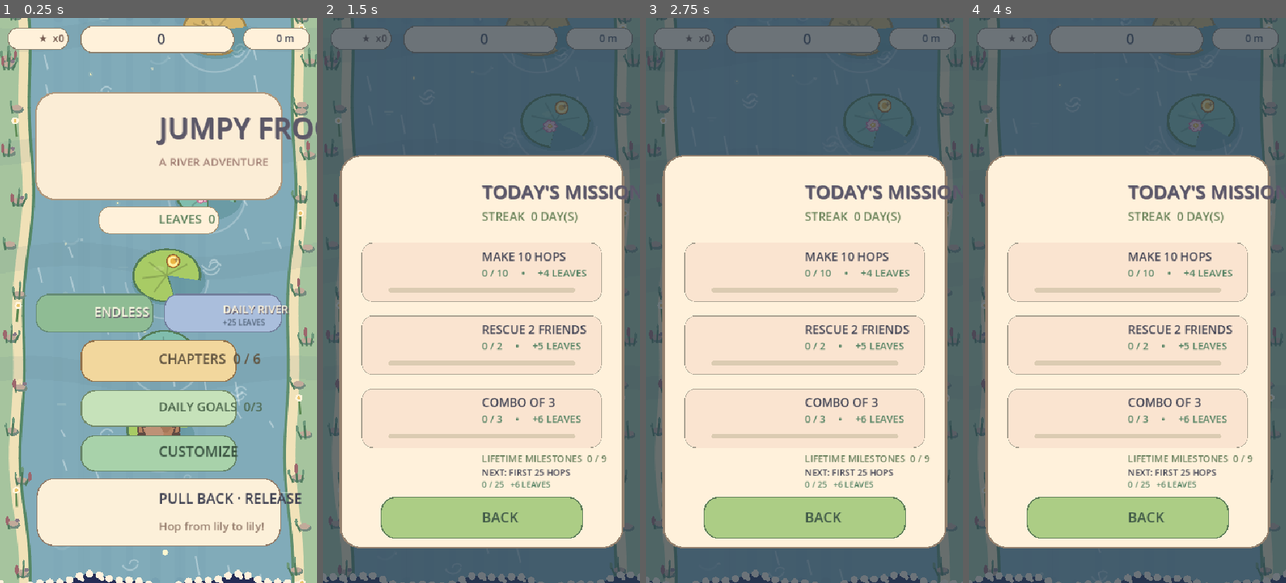
Above: before the commit, frames 1-4 (left to right).
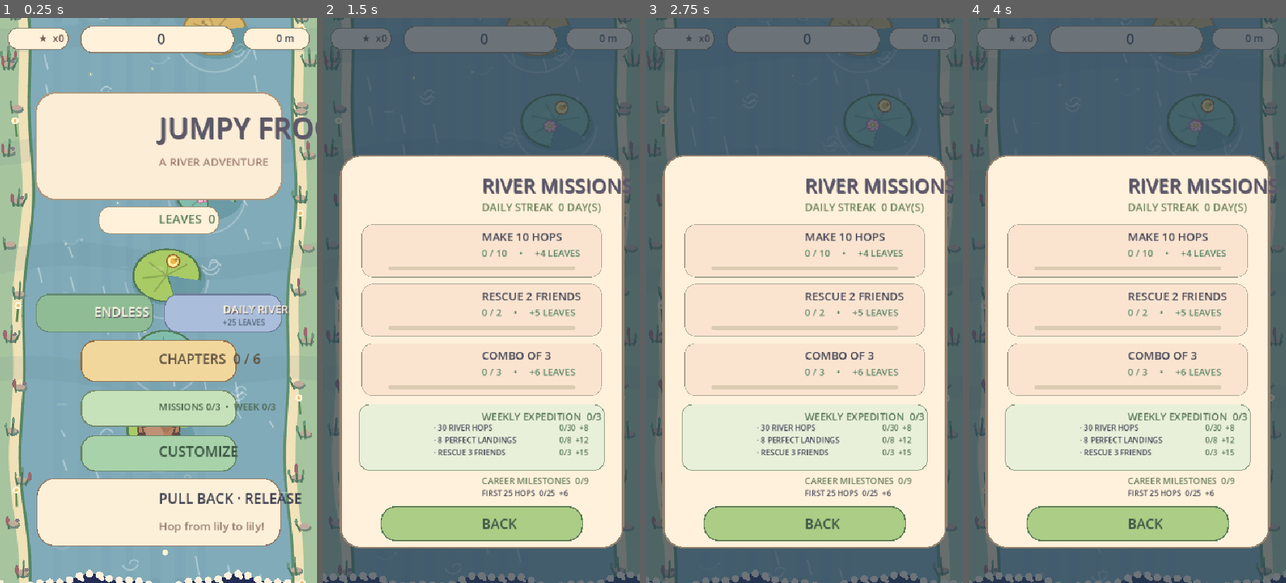
Above: after the commit, the same moments.

Repository: dbrckk/Jumpy-frog
Game: Godot game, scene res://main.tscn
The game is run twice, just before and just after one commit, with the same random seed, the same clock (stepped at 60 frames per second) and the same inputs.
Inputs (mouse positions are in pixels of both pictures, inside the frame that each line leads up to):
- Up to frame 1 (0.25 s): no input
- Up to frame 2 (1.5 s): tap Enter at 0.5 s; move the mouse to (465, 413) at 0.52 s; tap R at 0.6 s; click (465, 413) at 0.67 s; tap Space at 0.77 s; drag from (576, 385) to (465, 413) at 1.27 s
- Up to frame 3 (2.75 s): move the mouse to (709, 215) at 2.02 s; tap R at 2.1 s; click (709, 215) at 2.17 s
- Up to frame 4 (4 s): drag from (1143, 300) to (1032, 215) at 2.77 s; move the mouse to (1079, 159) at 3.52 s; tap R at 3.6 s; click (1079, 159) at 3.67 s; tap Space at 3.77 s

The runs differ from the first frame. In frame 1, 0.3% of the frame differs, in the area x 50-88%, y 68-70%; in frame 2, 11%, in the area x 11-97%, y 28-93%; in frame 3, 11%; in frame 4, 11%.

Commit message:
feat(ui): daily and weekly progress dashboard with career milestones

Diff:
--- a/scripts/art.gd
+++ b/scripts/art.gd
@@ -756,7 +756,7 @@
 	var today_status := "DONE" if daily.river_complete_today() else "+25 LEAVES"
 	text(c, today_status, Vector2(379, 517), 13, Color("#506277"))
 	rr(c, Rect2(139, 634, 262, 58), 23, Color("#c6e2ba"), Color("#748b6b"), 2.2)
-	text(c, "DAILY GOALS  %d/3" % daily.completion_count(), Vector2(270, 660), 21, Color("#4b654b"))
+	text(c, "MISSIONS %d/3  •  WEEK %d/3" % [daily.completion_count(), daily.weekly_completion_count()], Vector2(270, 660), 16, Color("#4b654b"))
 	rr(c, Rect2(139, 710, 262, 58), 23, Color("#a8d2aa"), Color("#668569"), 2.2)
 	text(c, "CUSTOMIZE", Vector2(270, 736), 24, Color("#3c5543"))
 	rr(c, Rect2(64, 783, 412, 112), 29, Color("#fcf0d9"), Color("#907b69"), 2.0)
@@ -838,30 +838,42 @@
 static func _goals_overlay(c: CanvasItem, daily: RefCounted) -> void:
 	c.draw_rect(Rect2(0, 0, W, H), Color(0.15, 0.22, 0.29, 0.68))
 	rr(c, Rect2(31, 235, 478, 663), 34, Color("#fff1db"), Color("#93806e"), 3)
-	text(c, "TODAY'S MISSIONS", Vector2(270, 294), 32, Color("#595669"), true)
-	text(c, "STREAK  %d DAY(S)" % daily.streak_days, Vector2(270, 337), 20, Color("#6a835a"))
+	text(c, "RIVER MISSIONS", Vector2(270, 284), 33, Color("#595669"), true)
+	text(c, "DAILY STREAK  %d DAY(S)" % daily.streak_days, Vector2(270, 321), 18, Color("#6a835a"))
 	for i in range(3):
 		var goal: Dictionary = daily.goal_at(i)
-		var y := 382.0 + float(i) * 124.0
+		var y := 351.0 + float(i) * 101.0
 		var progress: int = daily.progress(i)
 		var target: int = int(goal["target"])
 		var completed: bool = (daily.goals_claimed & (1 << i)) != 0
-		rr(c, Rect2(66, y, 408, 99), 19, Color("#f5f1dc") if completed else Color("#fae4d0"), Color("#a7a090"), 1)
-		text(c, String(goal["title"]), Vector2(270, y + 23), 20, INK)
-		text(c, "%d / %d     •     +%d LEAVES" % [mini(progress, target), target, int(goal["reward"])], Vector2(270, y + 51), 17, Color("#548263"))
-		rr(c, Rect2(111, y + 76, 318, 8), 4, Color("#dbcbb2"))
+		rr(c, Rect2(66, y, 408, 88), 19, Color("#f5f1dc") if completed else Color("#fae4d0"), Color("#a7a090"), 1)
+		text(c, String(goal["title"]), Vector2(270, y + 20), 19, INK)
+		text(c, "%d / %d     •     +%d LEAVES" % [mini(progress, target), target, int(goal["reward"])], Vector2(270, y + 48), 16, Color("#548263"))
+		rr(c, Rect2(111, y + 70, 318, 7), 3.5, Color("#dbcbb2"))
 		var ratio: float = minf(1.0, float(progress) / float(target))
 		if ratio > 0.001:
-			rr(c, Rect2(111, y + 76, 318.0 * ratio, 8), 4, Color("#89b874"))
+			rr(c, Rect2(111, y + 70, 318.0 * ratio, 7), 3.5, Color("#89b874"))
+	# Weekly expedition rewards are automatic. Each checked goal has a
+	# separate counter persisted across launches until Monday 00:00 UTC.
+	rr(c, Rect2(62, 657, 416, 110), 17, Color("#e9f0da"), Color("#8b9c80"), 1.4)
+	text(c, "WEEKLY EXPEDITION  %d/3" % daily.weekly_completion_count(), Vector2(270, 677), 17, Color("#547456"))
+	for i in range(3):
+		var goal: Dictionary = daily.WEEKLY_GOALS[i]
+		var progress: int = mini(daily.weekly_progress(i), int(goal["target"]))
+		var finished: bool = (daily.weekly_claimed & (1 << i)) != 0
+		var y := 696.0 + float(i) * 21.0
+		var status := "✓" if finished else "·"
+		text(c, "%s %s" % [status, String(goal["title"])], Vector2(188, y), 13, Color("#45694e") if finished else INK)
+		text(c, "%d/%d  +%d" % [progress, int(goal["target"]), int(goal["reward"])], Vector2(402, y), 13, Color("#547456"))
 	var milestone: Dictionary = daily.next_milestone()
-	var milestone_caption := "ALL MILESTONES COMPLETED" if milestone.is_empty() else ("NEXT: %s" % String(milestone["title"]))
-	var milestone_progress := "" if milestone.is_empty() else ("%d / %d   +%d LEAVES" % [mini(int(milestone["progress"]), int(milestone["target"])), int(milestone["target"]), int(milestone["reward"])])
-	text(c, "LIFETIME MILESTONES  %d / %d" % [daily.milestone_count(), daily.milestone_total()], Vector2(270, 748), 16, Color("#6a815e"))
-	text(c, milestone_caption, Vector2(270, 772), 15, INK)
-	if not milestone_progress.is_empty():
-		text(c, milestone_progress, Vector2(270, 792), 14, Color("#548263"))
-	rr(c, Rect2(100, 815, 340, 67), 23, Color("#accd85"), Color("#5e7e59"), 2)
-	text(c, "BACK", Vector2(270, 848), 24, Color("#3f5847"))
+	text(c, "CAREER MILESTONES  %d/%d" % [daily.milestone_count(), daily.milestone_total()], Vector2(270, 786), 15, Color("#6a815e"))
+	if milestone.is_empty():
+		text(c, "ALL CAREER MILESTONES COMPLETED", Vector2(270, 807), 13, INK)
+	else:
+		text(c, "%s  %d/%d  +%d" % [String(milestone["title"]), mini(int(milestone["progress"]), int(milestone["target"])), int(milestone["target"]), int(milestone["reward"])], Vector2(270, 807), 13, INK)
+	rr(c, Rect2(100, 831, 340, 55), 23, Color("#accd85"), Color("#5e7e59"), 2)
+	text(c, "BACK", Vector2(270, 859), 23, Color("#3f5847"))
+
 
 static func _chapter_select_overlay(c: CanvasItem, chapters: RefCounted) -> void:
 	c.draw_rect(Rect2(0, 0, W, H), Color(0.12, 0.18, 0.28, 0.76))
